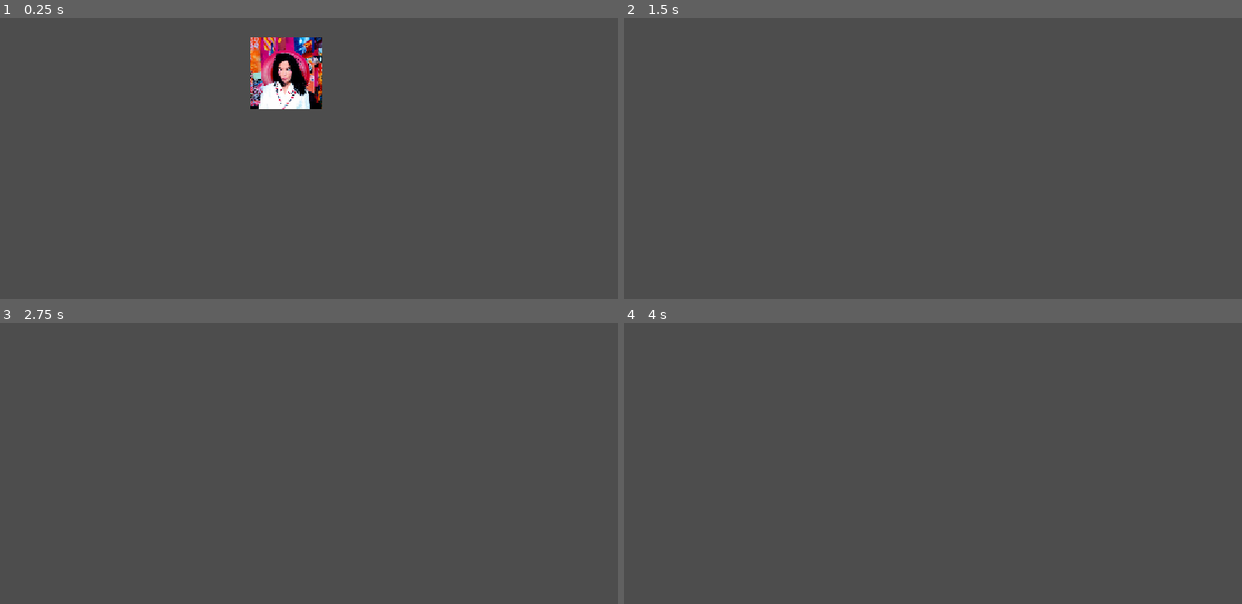
Above: before the commit, frames 1-4 (two rows, left to right).
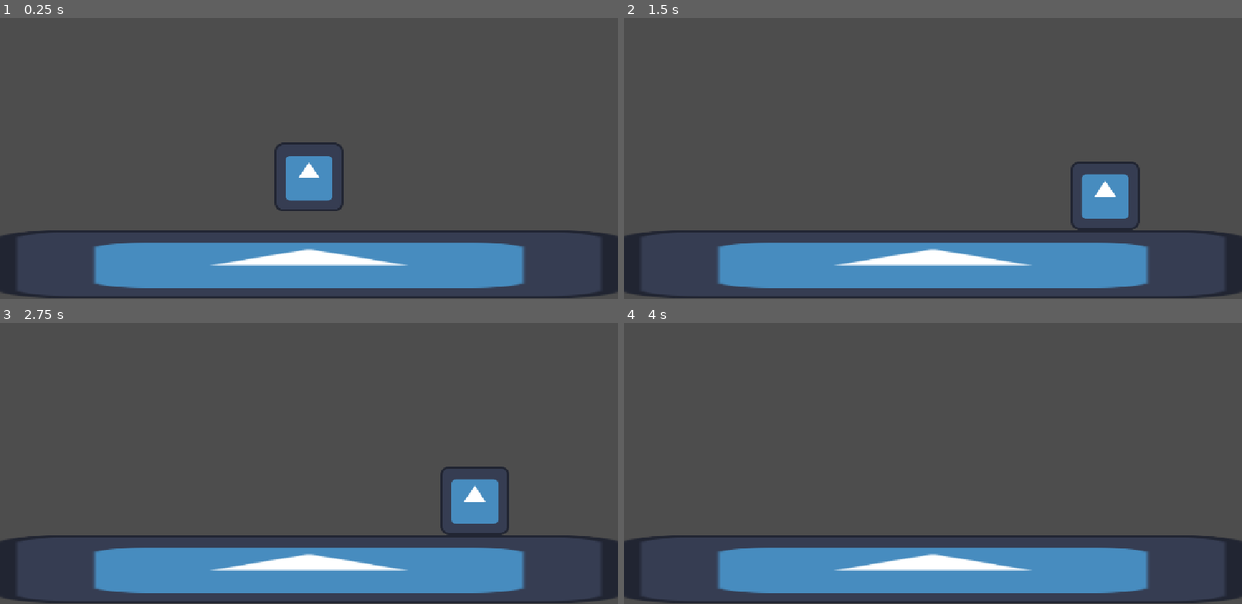
Above: after the commit, the same moments.

Repository: itaytea/gamejamfall
Game: Godot game, scene res://Scenes/test.tscn
The game is run twice, just before and just after one commit, with the same random seed, the same clock (stepped at 60 frames per second) and the same inputs. The engine's default icon, where the game draws it, is replaced by a stand-in: a white triangle on a blue panel in a dark square.
Inputs:
- Up to frame 1 (0.25 s): no input
- Up to frame 2 (1.5 s): hold Right (move_right, bound only after the commit) from 0.53 s (still down); tap W (jump, bound only after the commit) at 0.6, 0.77, 1.07, 1.35 s
- Up to frame 3 (2.75 s): tap W (jump, bound only after the commit) at 1.52, 1.82, 2.1 s; release Right (move_right, bound only after the commit) at 2.03 s; hold Left (move_left, bound only after the commit) from 2.03 s (still down)
- Up to frame 4 (4 s): release Left (move_left, bound only after the commit) at 2.78 s; hold Right (move_right, bound only after the commit) from 2.78 s (still down); tap W (jump, bound only after the commit) at 2.85, 3.02, 3.32, 3.6, 3.77 s

The runs differ from the first frame. In frame 1, 19% of the frame differs, in the area x 0-100%, y 6-100%; in frame 2, 16%; in frame 3, 16%; in frame 4, 14%.

Commit message:
character controller in test scene
w/ basic jump, gravity, accel and friction

Diff:
--- a/gamejamfall/Scenes/test.tscn
+++ b/gamejamfall/Scenes/test.tscn
@@ -1,20 +1,35 @@
 [gd_scene format=3 uid="uid://btp0ixsw5y4pf"]
 
-[ext_resource type="Texture2D" uid="uid://dlhxmum4smaf" path="res://Sprites/icon.jpg" id="1_lc1oi"]
+[ext_resource type="Script" uid="uid://45kohodrbmhq" path="res://Scripts/player.gd" id="1_8od7v"]
+[ext_resource type="Texture2D" uid="uid://d2qotwwv8jht3" path="res://icon.svg" id="2_qc4db"]
 
-[sub_resource type="RectangleShape2D" id="RectangleShape2D_4wwxg"]
-size = Vector2(136, 134)
+[sub_resource type="RectangleShape2D" id="RectangleShape2D_6onfq"]
+size = Vector2(128, 128)
+
+[sub_resource type="RectangleShape2D" id="RectangleShape2D_5oalh"]
+size = Vector2(128, 128)
 
 [node name="Node2D" type="Node2D" unique_id=1985622800]
 
-[node name="RigidBody2D" type="RigidBody2D" parent="." unique_id=775156430]
-position = Vector2(534, 199)
+[node name="Camera2D" type="Camera2D" parent="." unique_id=1052130445]
+position = Vector2(-8, -10)
 
-[node name="CharacterBody2D" type="CharacterBody2D" parent="RigidBody2D" unique_id=1589673208]
+[node name="StaticBody2D" type="StaticBody2D" parent="." unique_id=879684159]
+position = Vector2(-8, 249)
+scale = Vector2(9.08, 0.9966674)
 
-[node name="Sprite2D" type="Sprite2D" parent="RigidBody2D/CharacterBody2D" unique_id=875881834]
-scale = Vector2(0.3, 0.3)
-texture = ExtResource("1_lc1oi")
+[node name="Sprite2D" type="Sprite2D" parent="StaticBody2D" unique_id=1388817881]
+texture = ExtResource("2_qc4db")
 
-[node name="CollisionShape2D" type="CollisionShape2D" parent="RigidBody2D/CharacterBody2D" unique_id=826792575]
-shape = SubResource("RectangleShape2D_4wwxg")
+[node name="CollisionShape2D" type="CollisionShape2D" parent="StaticBody2D" unique_id=1604758318]
+shape = SubResource("RectangleShape2D_6onfq")
+
+[node name="Player" type="CharacterBody2D" parent="." unique_id=1410585149]
+position = Vector2(-8, -10)
+script = ExtResource("1_8od7v")
+
+[node name="Sprite2D" type="Sprite2D" parent="Player" unique_id=2119333423]
+texture = ExtResource("2_qc4db")
+
+[node name="CollisionShape2D" type="CollisionShape2D" parent="Player" unique_id=166544698]
+shape = SubResource("RectangleShape2D_5oalh")
--- /dev/null
+++ b/gamejamfall/Scripts/player.gd
@@ -0,0 +1,40 @@
+extends CharacterBody2D
+
+#speed of player
+@export var speed = 360
+@export var jump_speed = -650
+@export var gravity = 2100
+@export var fall_gravity_multiplier = 1.5 #fall faster than you rise
+@export var max_fall_speed = 640
+@export_range(0.0, 1.0) var friction = 0.45
+@export_range(0,0, 1.0) var acceleration = 0.25
+@export_range(0,0, 1.0) var air_control = 0.65
+var input_direction
+
+#function gets directional input
+func get_input():
+	input_direction = Input.get_axis("move_left", "move_right")
+
+
+func _physics_process(delta: float) -> void:
+	get_input() #called every physics update
+
+	#gravity
+	if not is_on_floor():
+		var g = gravity * (fall_gravity_multiplier if velocity.y > 0 else 1.0) #heavier when falling
+		velocity.y = min(velocity.y + g * delta, max_fall_speed) #capped at max_fall_speed, min() returns the smallest of two variables
+
+	var control = 1.0 if is_on_floor() else air_control
+	if input_direction != 0: #if player is actively moving
+		velocity.x = lerp(velocity.x, input_direction * speed, acceleration * control) #accelerate to max speed, then coast at max speed
+	else:
+		velocity.x = lerp(velocity.x, 0.0, friction * control) #slow to a halt
+
+	#jump
+	if Input.is_action_just_pressed("jump") and is_on_floor():
+		velocity.y += jump_speed
+	#shorter jump if let go early
+	if Input.is_action_just_released("jump") and velocity.y < 0:
+		velocity.y *= 0.5
+
+	move_and_slide()
--- a/gamejamfall/project.godot
+++ b/gamejamfall/project.godot
@@ -20,6 +20,39 @@
 window/stretch/mode="canvas_items"
 window/stretch/aspect="expand"
 
+[input]
+
+move_left={
+"deadzone": 0.2,
+"events": [Object(InputEventKey,"resource_local_to_scene":false,"resource_name":"","device":-1,"window_id":0,"alt_pressed":false,"shift_pressed":false,"ctrl_pressed":false,"meta_pressed":false,"pressed":false,"keycode":0,"physical_keycode":4194319,"key_label":0,"unicode":0,"location":0,"echo":false,"script":null)
+, Object(InputEventKey,"resource_local_to_scene":false,"resource_name":"","device":-1,"window_id":0,"alt_pressed":false,"shift_pressed":false,"ctrl_pressed":false,"meta_pressed":false,"pressed":false,"keycode":0,"physical_keycode":65,"key_label":0,"unicode":97,"location":0,"echo":false,"script":null)
+, null]
+}
+move_right={
+"deadzone": 0.2,
+"events": [Object(InputEventKey,"resource_local_to_scene":false,"resource_name":"","device":-1,"window_id":0,"alt_pressed":false,"shift_pressed":false,"ctrl_pressed":false,"meta_pressed":false,"pressed":false,"keycode":0,"physical_keycode":4194321,"key_label":0,"unicode":0,"location":0,"echo":false,"script":null)
+, Object(InputEventKey,"resource_local_to_scene":false,"resource_name":"","device":-1,"window_id":0,"alt_pressed":false,"shift_pressed":false,"ctrl_pressed":false,"meta_pressed":false,"pressed":false,"keycode":0,"physical_keycode":68,"key_label":0,"unicode":100,"location":0,"echo":false,"script":null)
+]
+}
+move_down={
+"deadzone": 0.2,
+"events": [Object(InputEventKey,"resource_local_to_scene":false,"resource_name":"","device":-1,"window_id":0,"alt_pressed":false,"shift_pressed":false,"ctrl_pressed":false,"meta_pressed":false,"pressed":false,"keycode":0,"physical_keycode":4194322,"key_label":0,"unicode":0,"location":0,"echo":false,"script":null)
+, Object(InputEventKey,"resource_local_to_scene":false,"resource_name":"","device":-1,"window_id":0,"alt_pressed":false,"shift_pressed":false,"ctrl_pressed":false,"meta_pressed":false,"pressed":false,"keycode":0,"physical_keycode":83,"key_label":0,"unicode":115,"location":0,"echo":false,"script":null)
+]
+}
+move_up={
+"deadzone": 0.2,
+"events": [Object(InputEventKey,"resource_local_to_scene":false,"resource_name":"","device":-1,"window_id":0,"alt_pressed":false,"shift_pressed":false,"ctrl_pressed":false,"meta_pressed":false,"pressed":false,"keycode":0,"physical_keycode":4194320,"key_label":0,"unicode":0,"location":0,"echo":false,"script":null)
+, Object(InputEventKey,"resource_local_to_scene":false,"resource_name":"","device":-1,"window_id":0,"alt_pressed":false,"shift_pressed":false,"ctrl_pressed":false,"meta_pressed":false,"pressed":false,"keycode":0,"physical_keycode":87,"key_label":0,"unicode":119,"location":0,"echo":false,"script":null)
+]
+}
+jump={
+"deadzone": 0.2,
+"events": [Object(InputEventKey,"resource_local_to_scene":false,"resource_name":"","device":-1,"window_id":0,"alt_pressed":false,"shift_pressed":false,"ctrl_pressed":false,"meta_pressed":false,"pressed":false,"keycode":0,"physical_keycode":87,"key_label":0,"unicode":119,"location":0,"echo":false,"script":null)
+, Object(InputEventKey,"resource_local_to_scene":false,"resource_name":"","device":-1,"window_id":0,"alt_pressed":false,"shift_pressed":false,"ctrl_pressed":false,"meta_pressed":false,"pressed":false,"keycode":0,"physical_keycode":32,"key_label":0,"unicode":32,"location":0,"echo":false,"script":null)
+]
+}
+
 [physics]
 
 3d/physics_engine="Jolt Physics"
Not shown, added: gamejamfall/Scripts/player.gd.uid
